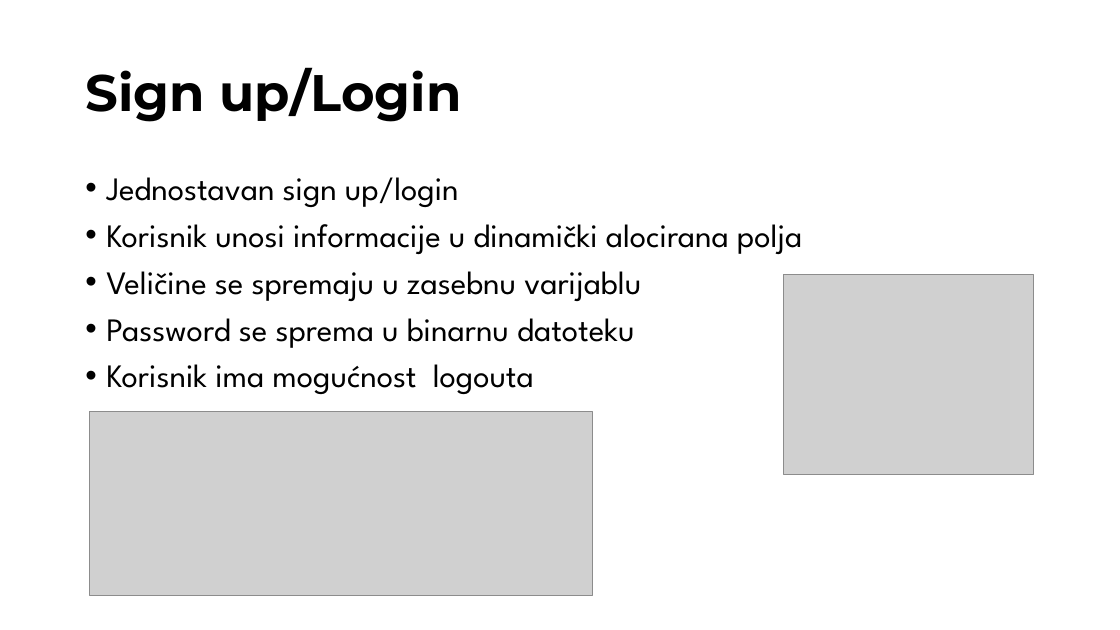
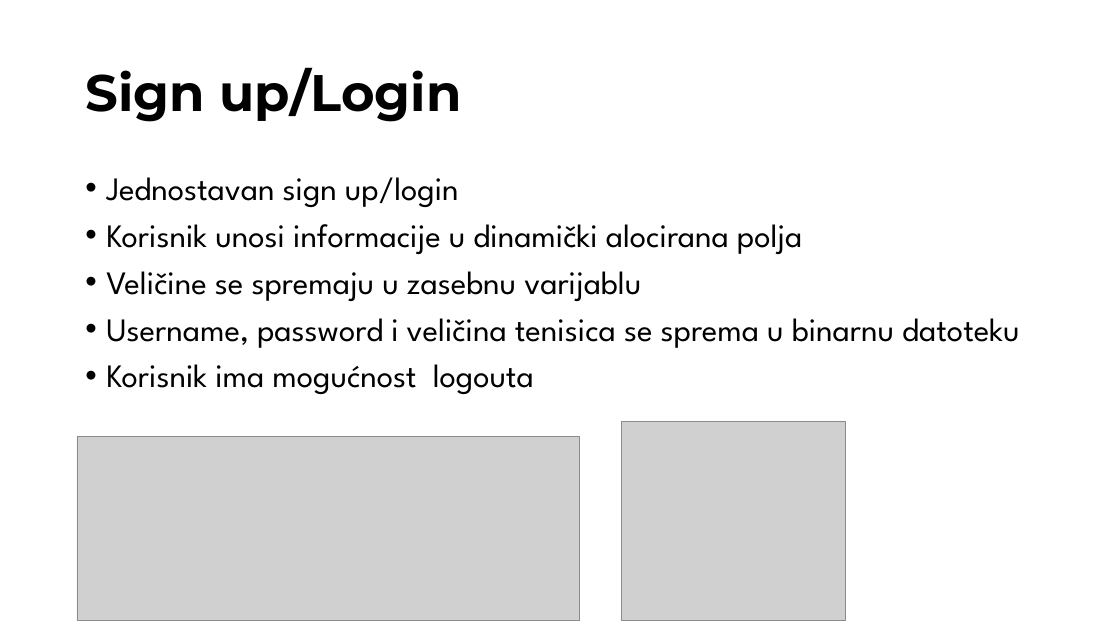
Before and after one commit to theSwana/E-Sneaker, a slide deck: slide 5 of E-sNEAKER.pptx. Drawn at 1120x630 pixels with LibreOffice and Linux fonts; fonts in the diff are those of the drawing; grey boxes stand for pictures; background and template pictures are left out. Boxes give left, top, right and bottom in pixels: in the first picture for what was removed or moved away, otherwise in the second. Text is boxed around its words. In the diff, an @@ line names an element or a change of style, - is before the commit and + after.

```diff
--- a/E-sNEAKER.pptx
+++ b/E-sNEAKER.pptx
@@ picture removed at (784,275,1033,474) @@
@@ text at (106,318,1020,348): text changed @@
-• Password se sprema u binarnu datoteku
+• Username, password i veličina tenisica se sprema u binarnu datoteku
@@ picture: place and size @@
-picture at (90,412,592,597)
+picture at (77,436,580,621)
@@ picture added at (622,422,845,621) @@
```
Also in this commit, not shown: 7 other files.
